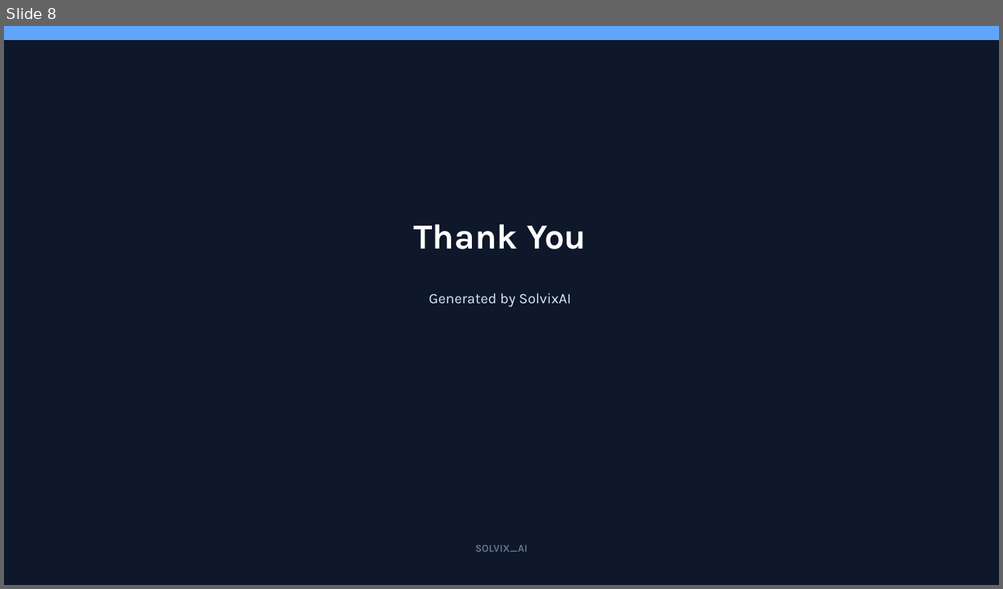
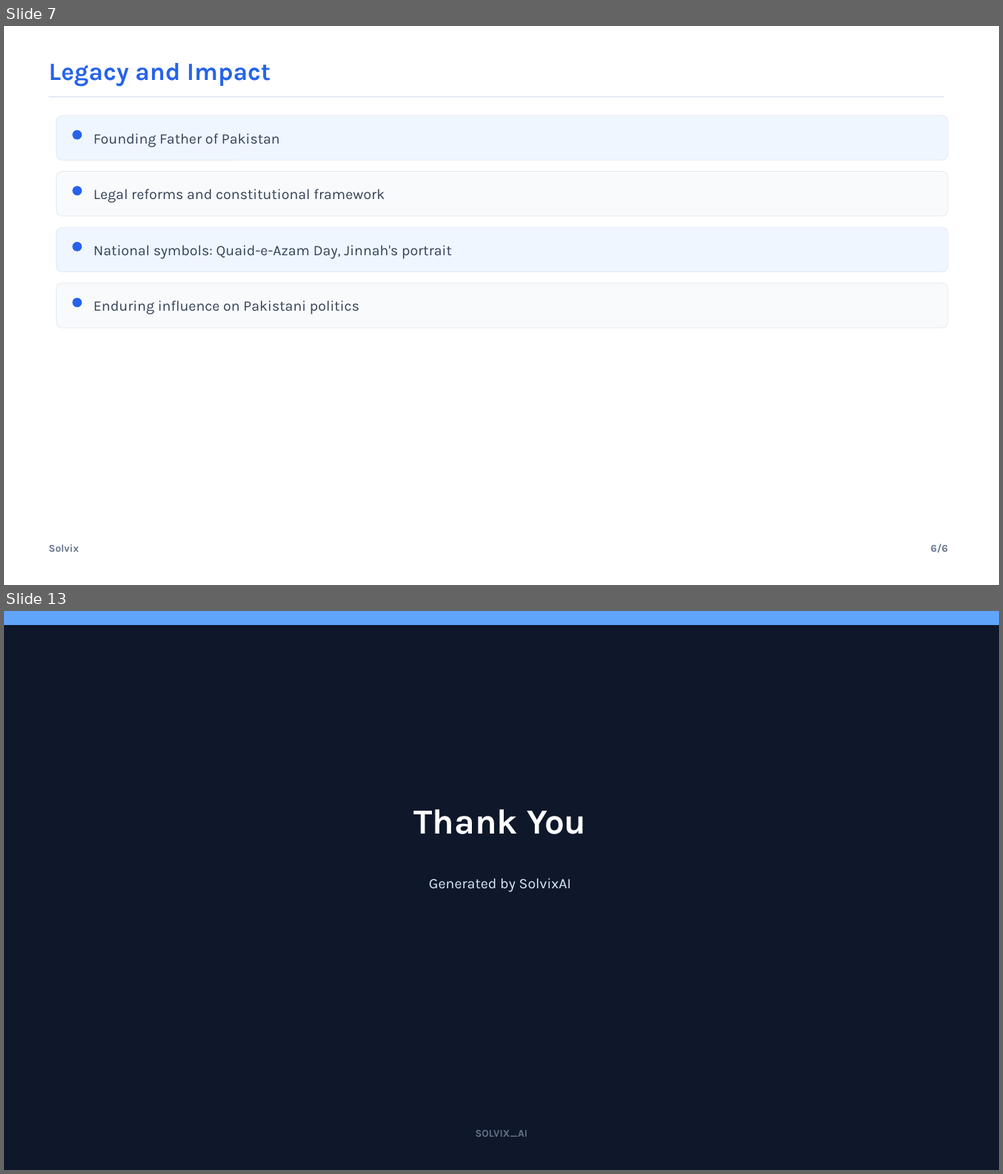
Before and after one commit to SirajAbid17/Solvix, a slide deck: backend/services/agent/presentation.pptx. Shown one above the other, each under a label of ours: slide 8 before the commit, slides 7 and 13 after it; the slides between them are not shown. The pictures are 1003x589 and 1003x1174 pixels, drawn with LibreOffice and Linux fonts; fonts in the diff are those of the drawing. Boxes give left, top, right and bottom in pixels: in the first picture for what was removed or moved away, otherwise in the second. Text is boxed around its words. In the diff, an @@ line names an element or a change of style, - is before the commit and + after.

```diff
--- a/backend/services/agent/presentation.pptx
+++ b/backend/services/agent/presentation.pptx
@@ slide 7 added at (4, 26, 999, 585), background #FFFFFF @@
@@ text added at (48, 63, 270, 87), 24 pt, text #2563EB, bold @@
+Legacy and Impact
@@ line added from (48, 97) to (944, 97), #E2E8F0 1.2 pt @@
@@ rounded rectangle added at (57, 116, 948, 160), fill #EFF6FF, outline #E2E8F0 0.5 pt @@
@@ ellipse added at (73, 130, 82, 139), fill #2563EB, outline #2563EB 0.5 pt @@
@@ text added at (94, 133, 280, 147), 14 pt, text #334155 @@
+Founding Father of Pakistan
@@ rounded rectangle added at (57, 172, 948, 216), fill #F8FAFC, outline #E2E8F0 0.5 pt @@
@@ ellipse added at (73, 187, 82, 195), fill #2563EB, outline #2563EB 0.5 pt @@
@@ text added at (94, 189, 384, 203), 14 pt, text #334155 @@
+Legal reforms and constitutional framework
@@ rounded rectangle added at (57, 227, 948, 272), fill #EFF6FF, outline #E2E8F0 0.5 pt @@
@@ ellipse added at (73, 242, 82, 251), fill #2563EB, outline #2563EB 0.5 pt @@
@@ text added at (94, 245, 452, 259), 14 pt, text #334155 @@
+National symbols: Quaid-e-Azam Day, Jinnah's portrait
@@ rounded rectangle added at (57, 284, 948, 328), fill #F8FAFC, outline #E2E8F0 0.5 pt @@
@@ ellipse added at (73, 298, 82, 307), fill #2563EB, outline #2563EB 0.5 pt @@
@@ text added at (94, 301, 359, 315), 14 pt, text #334155 @@
+Enduring influence on Pakistani politics
@@ text added at (48, 545, 79, 552), 10 pt, text #64748B, bold @@
+Solvix
@@ text added at (930, 544, 948, 553), 10 pt, text #64748B, bold @@
+6/6
@@ what was slide 8 is now slide 13 @@
```
Also in this commit, not shown: 11 other slides added, 7 slides removed, 37 other files.
